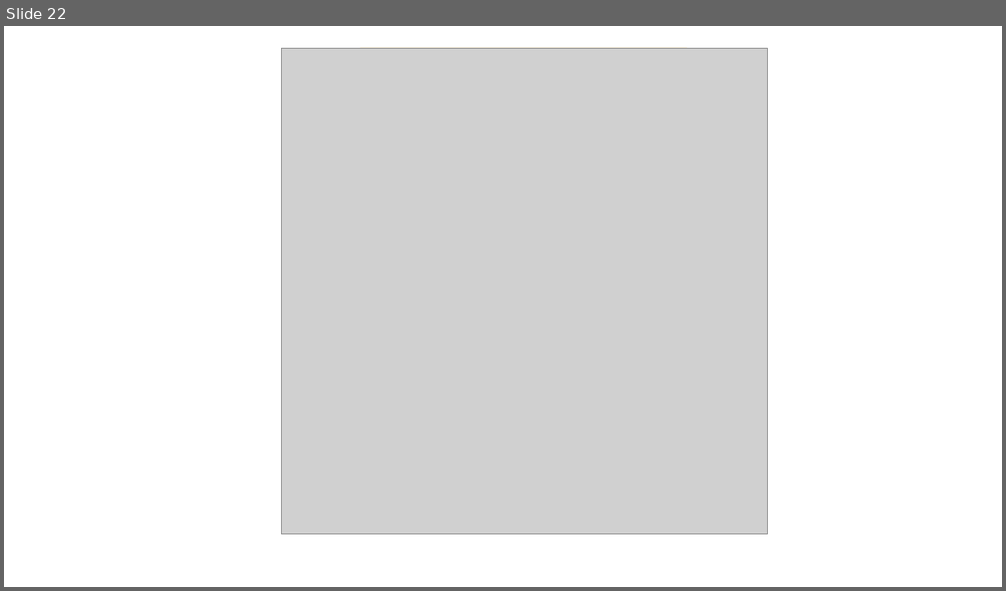
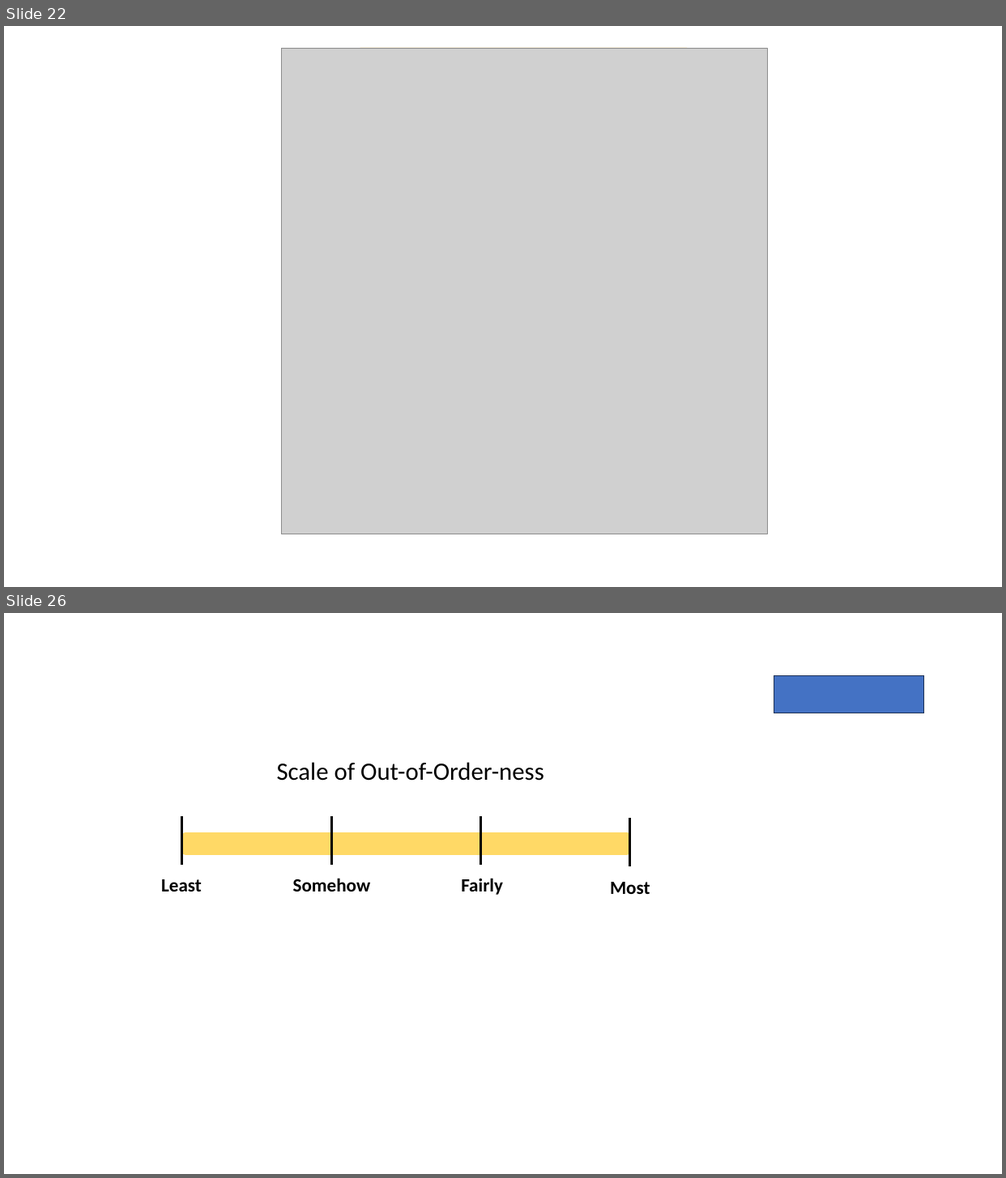
Before and after one commit to qguo7749/SSL_teaching, a slide deck: assets/Symbols.pptx. Shown one above the other, each under a label of ours: slide 22 before the commit, slides 22 and 26 after it; the slides between them are not shown. The pictures are 1006x591 and 1006x1178 pixels, drawn with LibreOffice and Linux fonts; fonts in the diff are those of the drawing; grey boxes stand for pictures. Boxes give left, top, right and bottom in pixels: in the first picture for what was removed or moved away, otherwise in the second. Text is boxed around its words. In the diff, an @@ line names an element or a change of style, - is before the commit and + after.

```diff
--- a/assets/Symbols.pptx
+++ b/assets/Symbols.pptx
@@ slide 26 added at (4, 613, 1002, 1174), background #FFFFFF @@
@@ rectangle added at (774, 676, 924, 713), fill #4472C4, outline #1E3256 1 pt @@
@@ group added at (161, 762, 650, 895): 5 texts, 4 lines, 1 rounded rectangle @@
+Least
+Fairly
+Somehow
+Most
+Scale of Out-of-Order-ness
```
Also in this commit, not shown: 4 other slides added, 1 slide removed, 27 other files.
